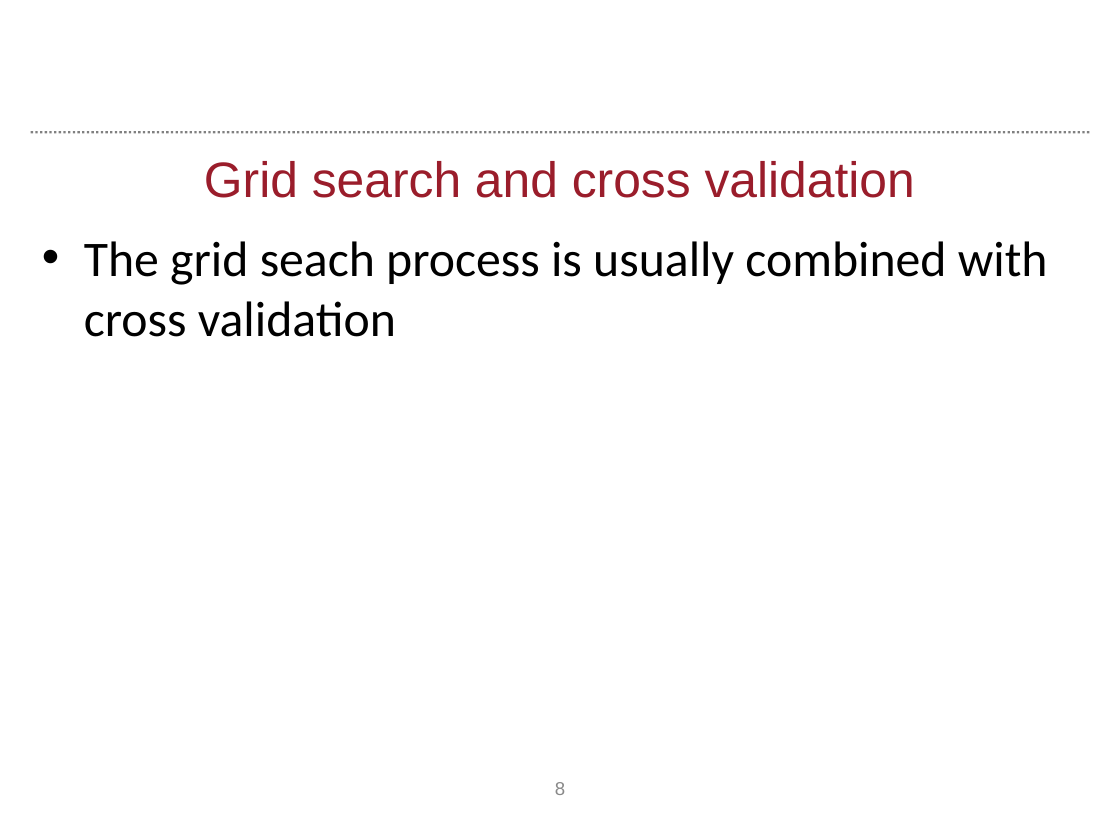
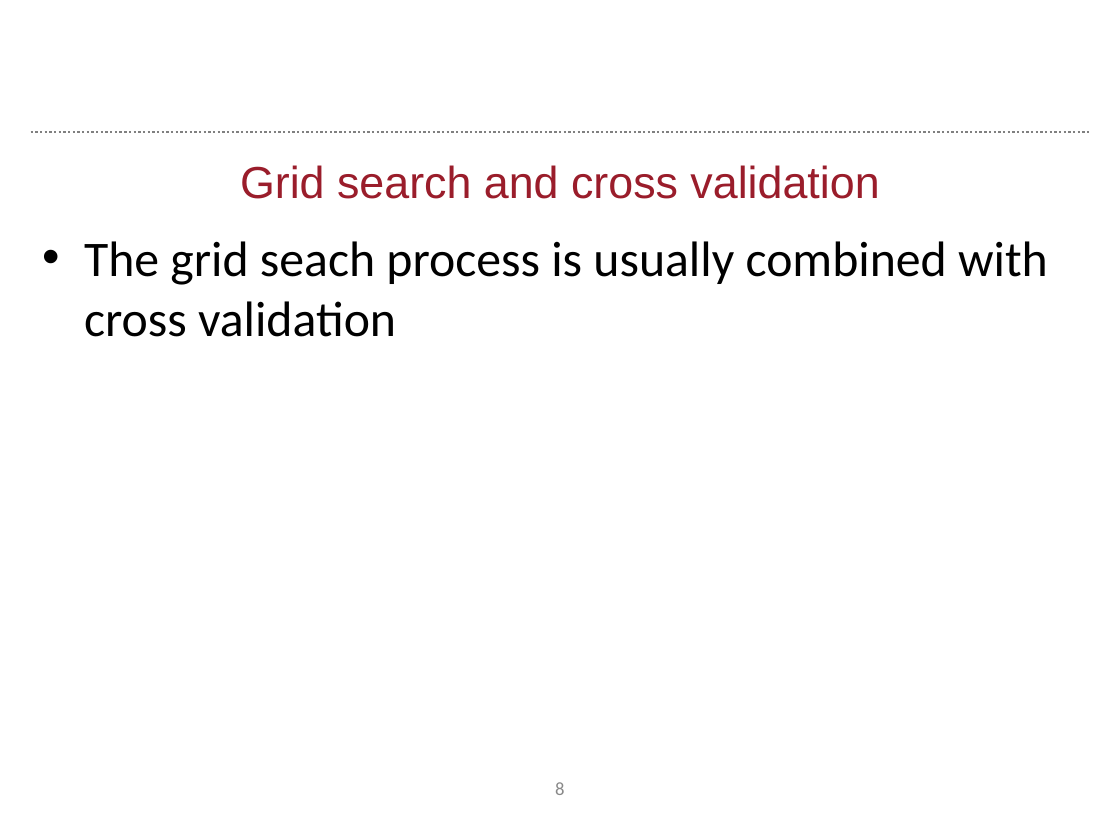
Before and after one commit to raylite/autosynthesis, a slide deck: slide 8 of session_6/autosynthesis_session6.pptx. Drawn at 1120x840 pixels with LibreOffice and Linux fonts; fonts in the diff are those of the drawing; background and template pictures are left out. Boxes give left, top, right and bottom in pixels: in the first picture for what was removed or moved away, otherwise in the second. Text is boxed around its words. In the diff, an @@ line names an element or a change of style, - is before the commit and + after.

```diff
--- a/session_6/autosynthesis_session6.pptx
+++ b/session_6/autosynthesis_session6.pptx
@@ title "Grid search and cross validation" at (240, 165, 879, 199): size 32 to 28.8 pt @@
```
Also in this commit, not shown: 7 other slides changed, 1 slide added.
